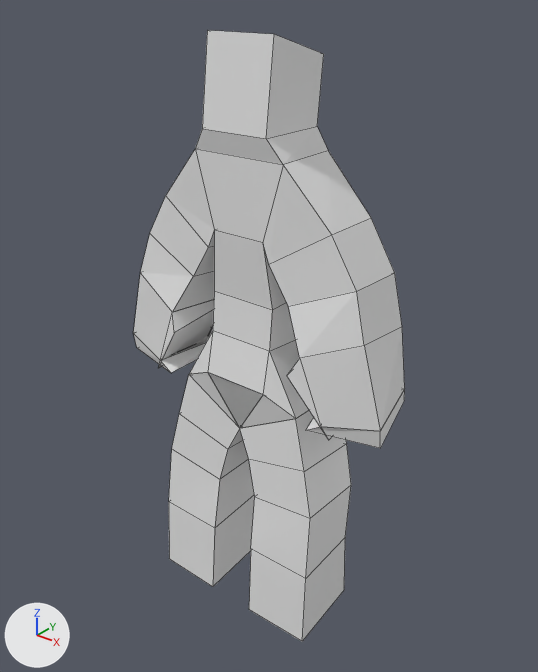
One commit to the Blender file Assets_models/person/person.blend: the scene before it, then after it.
One viewpoint serves both versions: a camera (50 mm lens) standing at (2.96, -3.61, 2.54) and looking at (0.04, 0.03, 0.28). Arrows for +X, +Y and +Z are at lower left; the lights stay in place. Mesh edges are drawn as thin lines.

The first picture shows 'Vert.002'.
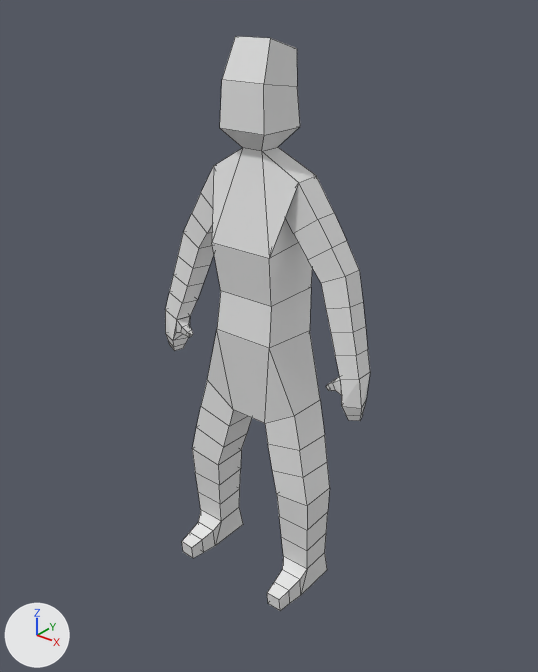
Pixel boxes (x1, y1, x2, y2) of what changed, in the pictures (538 x 672 px):
'Vert.002', reshaped, modifiers changed (25% narrower): before (133, 30, 405, 641); after (165, 36, 370, 611)
part 1 of me_vert_002, added: after (165, 36, 370, 611)

Patch to the scene script:
```diff
--- a/Assets_models/person/person.blend.py
+++ b/Assets_models/person/person.blend.py
@@ me_vert_002 @@
 # used by ob_vert_002; location = (0.0, 0.0, 0.0)
-me_vert_002.from_pydata(...)  # 20 vertices, 0 faces, 19 loose edges; spans x 0.0..0.8, y -0.41..0.13, z -1.59..2.18
+me_vert_002.from_pydata(...)  # 241 vertices, 244 faces; spans x -0.88..0.88, y -0.41..0.27, z -1.66..2.22
+# me_vert_002 part 1: a new loose piece of 239 vertices spanning x -0.88..0.88, y -0.41..0.27, z -1.66..2.22
+# me_vert_002 part 2: the whole mesh is rebuilt
@@ ob_vert_002 @@
 ob_vert_002.location = (0.0, 0.0, 0.0)
-_m = ob_vert_002.modifiers.new('Mirror', 'MIRROR')
-_m.use_clip = True
-_m = ob_vert_002.modifiers.new('Skin', 'SKIN')
```
